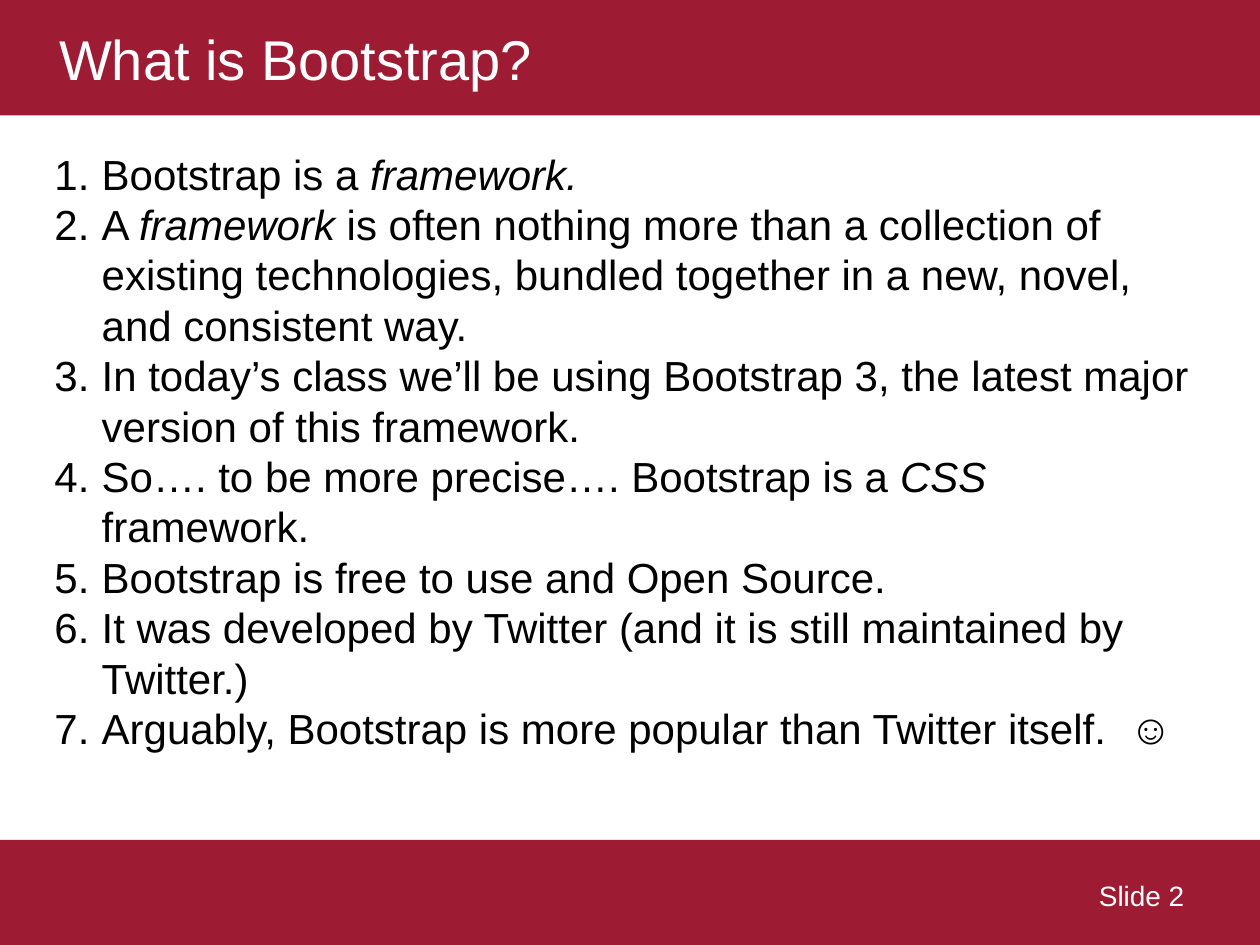
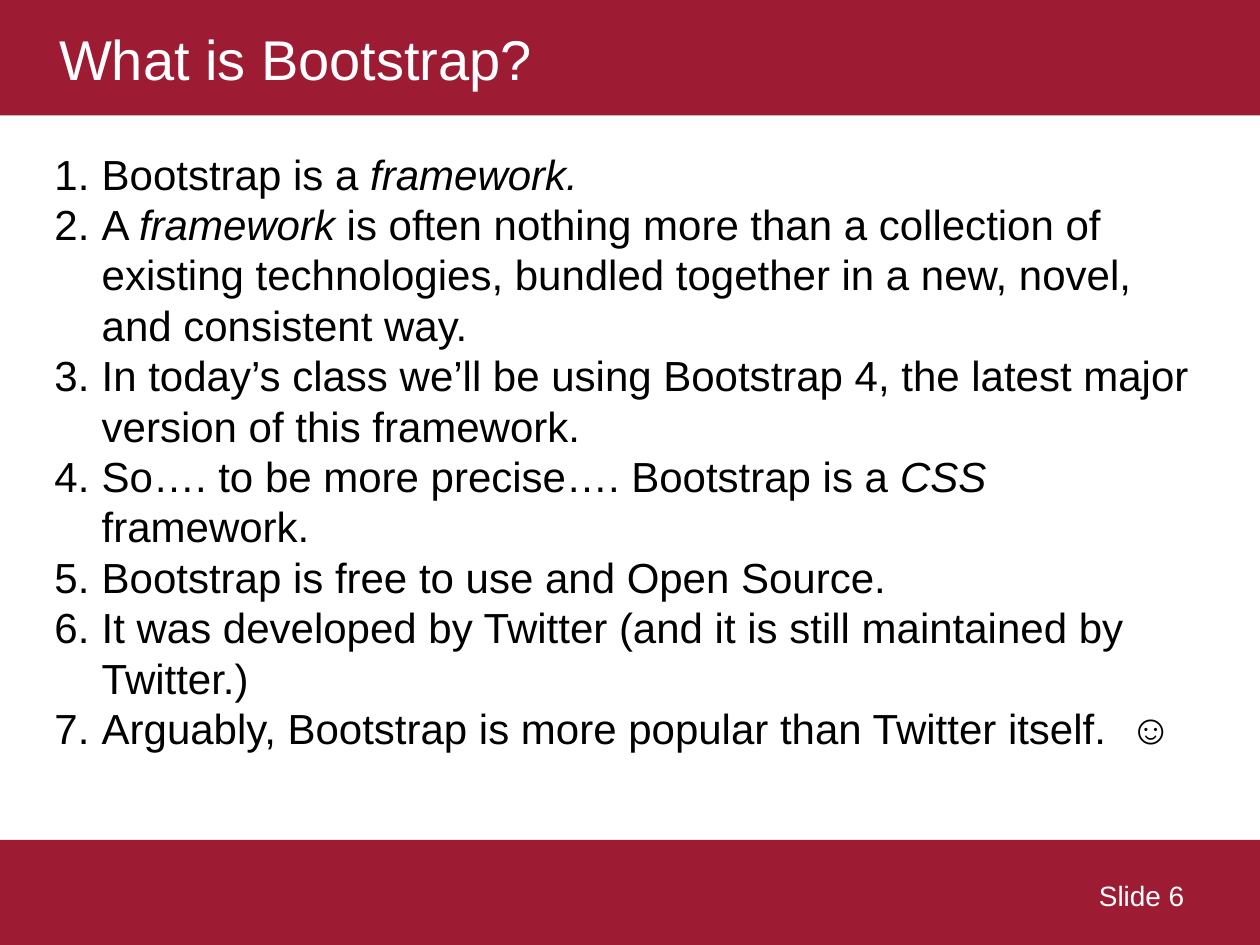
Before and after one commit to ekof-dss/teaching-samples-2021-22, a slide deck: slide 6 of presentations/03-03-bootstrap.ppt (slide 2 before the commit). Drawn at 1260x945 pixels with LibreOffice and Linux fonts; fonts in the diff are those of the drawing. Boxes give left, top, right and bottom in pixels: in the first picture for what was removed or moved away, otherwise in the second. Text is boxed around its words. In the diff, an @@ line names an element or a change of style, - is before the commit and + after.

```diff
--- a/presentations/03-03-bootstrap.ppt
+++ b/presentations/03-03-bootstrap.ppt
@@ text at (102, 360, 1188, 443): text changed @@
-3. In today’s class we’ll be using Bootstrap 3, the latest major version of this framework.
+3. In today’s class we’ll be using Bootstrap 4, the latest major version of this framework.
@@ page number at (1099, 885, 1185, 907): text changed @@
-Slide 2
+Slide 6
```
Also in this commit, not shown: 4 other slides changed, 11 slides added, 1 slide removed, 3 other files.
